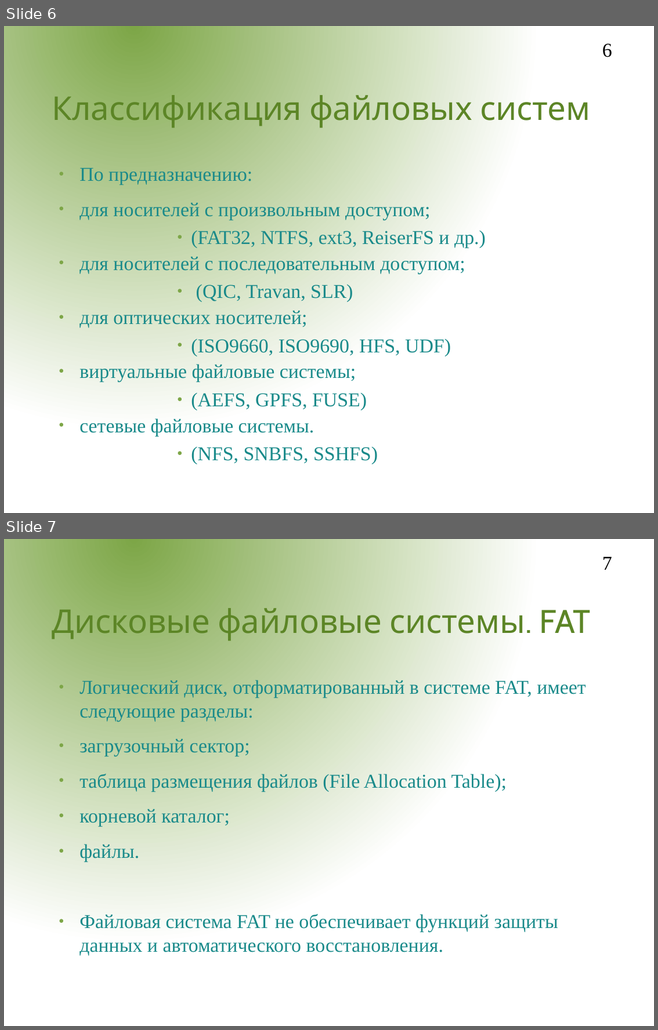
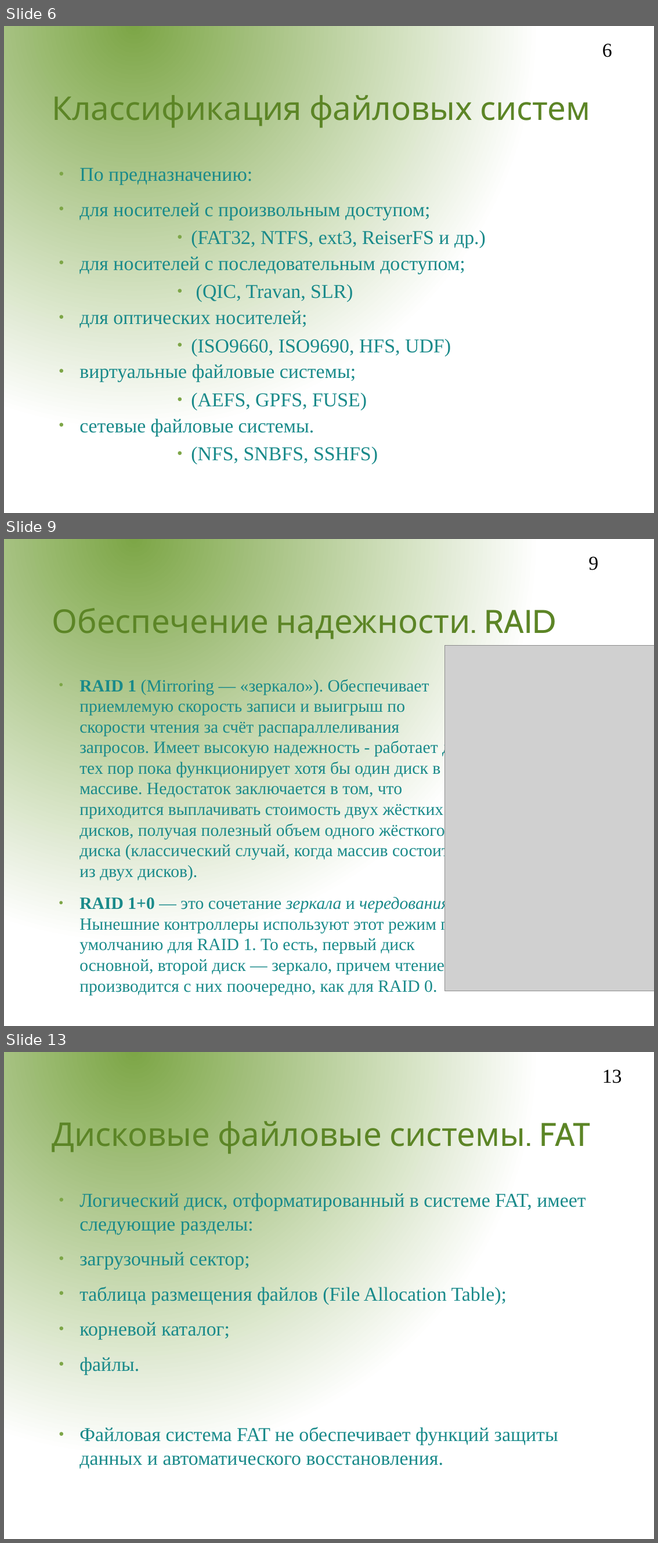
Before and after one commit to aeremenok/a-team-777, a slide deck: 9/st/presentations/file_sybsystem/fs.odp. Shown one above the other, each under a label of ours: slides 6 and 7 before the commit, slides 6, 9 and 13 after it; the slides between them are not shown. The pictures are 658x1030 and 658x1543 pixels, drawn with LibreOffice and Linux fonts; fonts in the diff are those of the drawing; grey boxes stand for pictures; background and template pictures are left out. Boxes give left, top, right and bottom in pixels: in the first picture for what was removed or moved away, otherwise in the second. Text is boxed around its words. In the diff, an @@ line names an element or a change of style, - is before the commit and + after.

Commit message:
СТ-П добавлены слайды по RAID

```diff
--- a/9/st/presentations/file_sybsystem/fs.odp
+++ b/9/st/presentations/file_sybsystem/fs.odp
@@ slide 9 added at (x1=4, y1=539, x2=654, y2=1026), background gradient #7DA647 to #FFFFFF @@
@@ page number added at (x1=588, y1=556, x2=598, y2=570), 24 pt, text #000000 @@
+9
@@ title added at (x1=52, y1=602, x2=556, y2=642), 40 pt, text #5C8526 @@
+Обеспечение надежности. RAID
@@ picture added at (x1=445, y1=645, x2=654, y2=991) @@
@@ text added at (x1=79, y1=679, x2=459, y2=995), 21 pt, text #198A8A @@
+● RAID 1 (Mirroring — «зеркало»). Обеспечивает приемлемую скорость записи и выигрыш по скорости чтения за счёт распараллеливания запросов. Имеет высокую надежность - работает до тех пор пока функционирует хотя бы один диск в массиве. Недостаток заключается в том, что приходится выплачивать стоимость двух жёстких дисков, получая полезный объем одного жёсткого диска (классический случай, когда массив состоит из двух дисков).
+● RAID 1+0 — это сочетание зеркала и чередования. Нынешние контроллеры используют этот режим по умолчанию для RAID 1. То есть, первый диск основной, второй диск — зеркало, причем чтение производится с них поочередно, как для RAID 0.
@@ what was slide 7 is now slide 13 @@
@@ page number at (x1=602, y1=1069, x2=622, y2=1083): text changed @@
-7
+13
```
Also in this commit, not shown: 1 slide changed, 5 other slides added.
